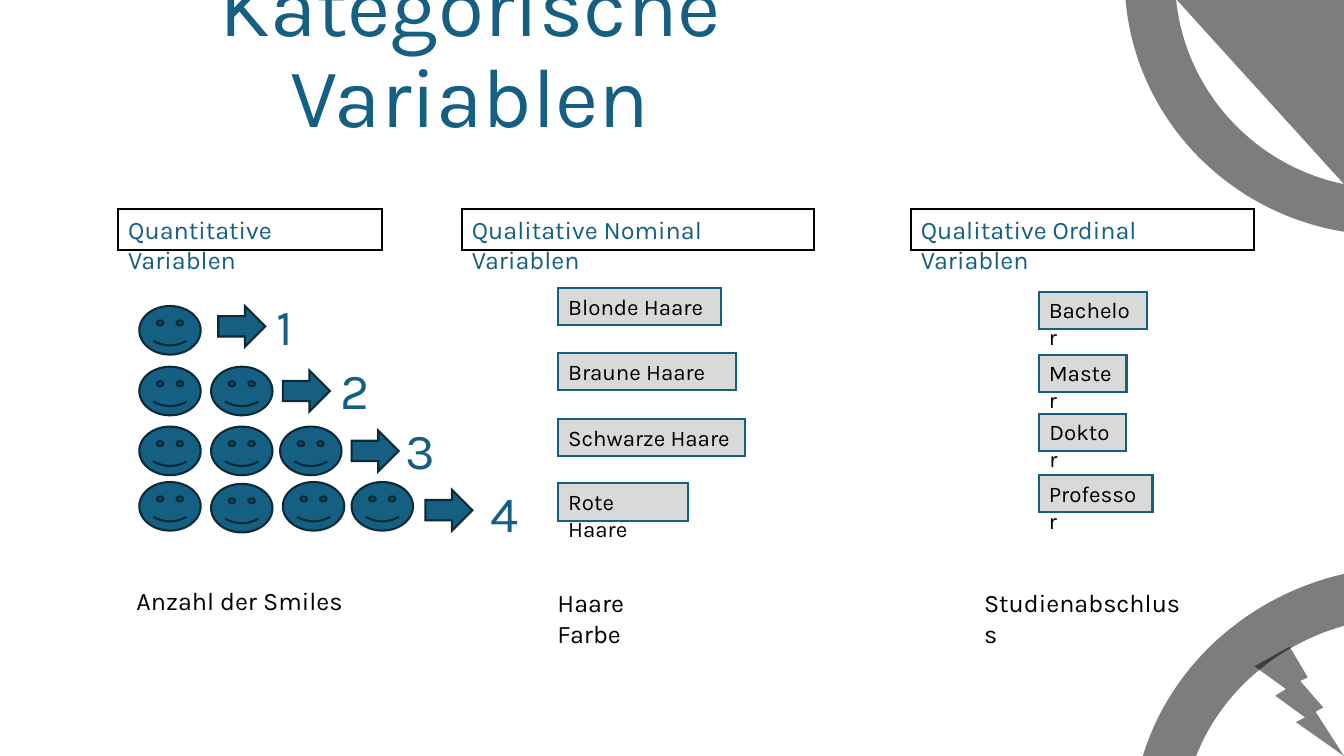
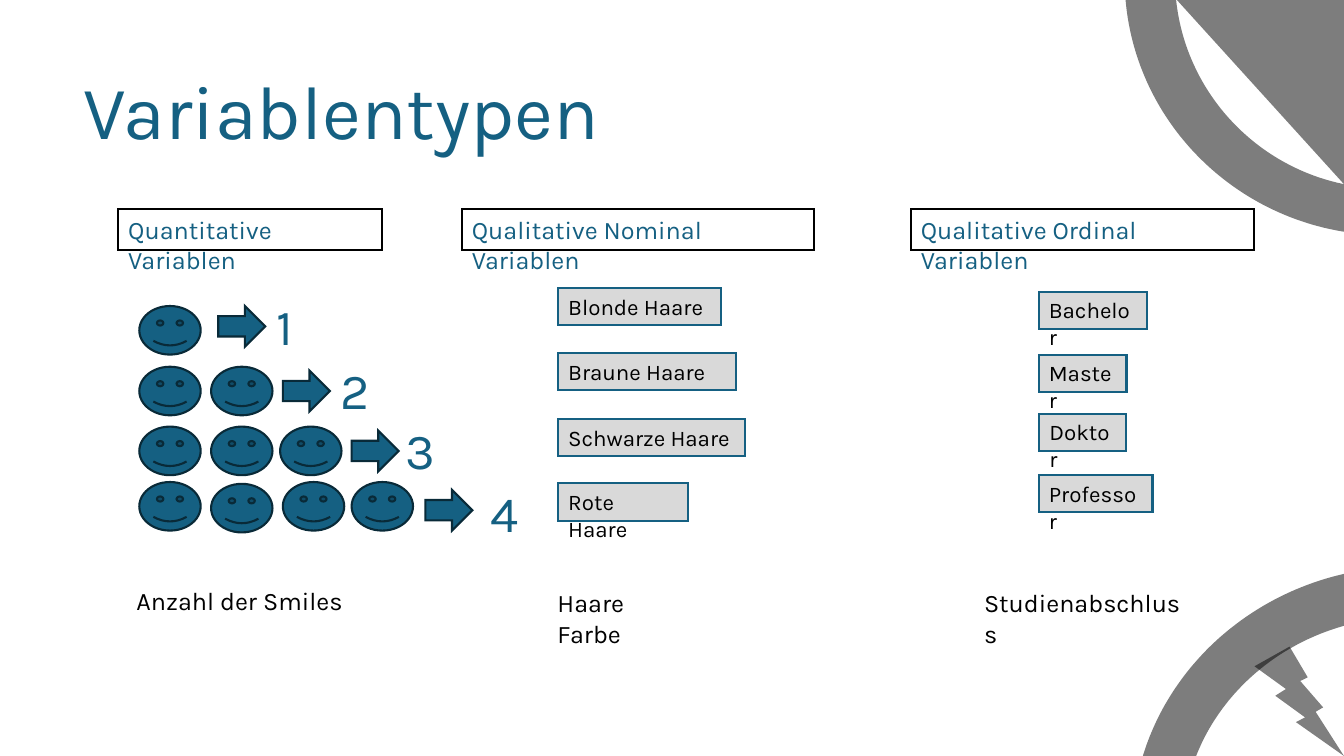
Before and after one commit to ApeXLgross/Stats2_project_PP, a slide deck: slide 4 of Statistk2.pptx. Drawn at 1344x756 pixels with LibreOffice and Linux fonts; fonts in the diff are those of the drawing. Boxes give left, top, right and bottom in pixels: in the first picture for what was removed or moved away, otherwise in the second. Text is boxed around its words. In the diff, an @@ line names an element or a change of style, - is before the commit and + after.

```diff
--- a/Statistk2.pptx
+++ b/Statistk2.pptx
@@ title at [84,87,599,158]: text changed; size 60 to 54 pt @@
-Kategorische Variablen
+Variablentypen
```
Also in this commit, not shown: 5 other slides changed, 13 slides added, 3 slides removed.
